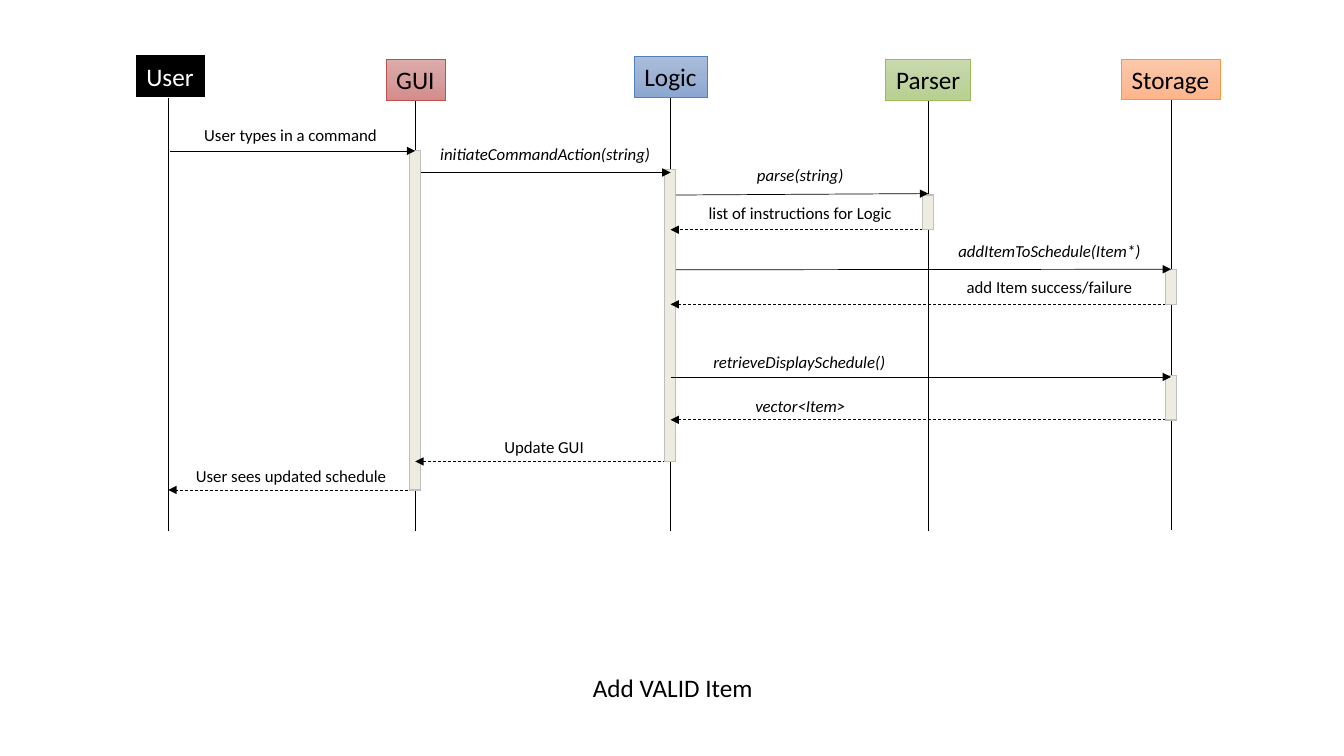
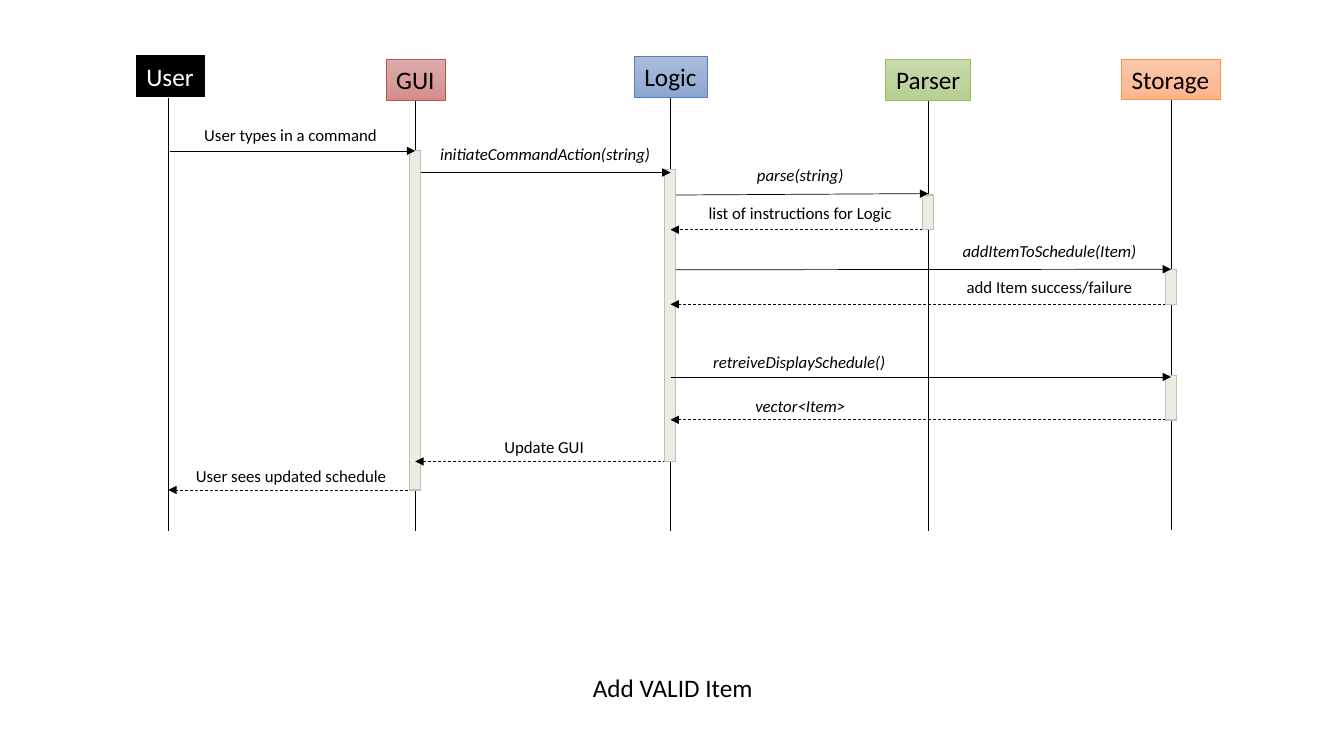
Before and after one commit to cs2103jan2015-f10-2c/main, a slide deck: slide 4 of iPlanner Documentation/[V0.5]/Sequence Diagrams.pptx. Drawn at 1344x756 pixels with LibreOffice and Linux fonts; fonts in the diff are those of the drawing. Boxes give left, top, right and bottom in pixels: in the first picture for what was removed or moved away, otherwise in the second. Text is boxed around its words. In the diff, an @@ line names an element or a change of style, - is before the commit and + after.

```diff
--- a/iPlanner Documentation/[V0.5]/Sequence Diagrams.pptx
+++ b/iPlanner Documentation/[V0.5]/Sequence Diagrams.pptx
@@ text at (963, 245, 1137, 259): text changed @@
-addItemToSchedule(Item*)
+addItemToSchedule(Item)
@@ text at (713, 356, 885, 371): text changed @@
-retrieveDisplaySchedule()
+retreiveDisplaySchedule()
```
Also in this commit, not shown: 1 other slide changed, 3 slides added, 6 slides removed, 11 other files.
